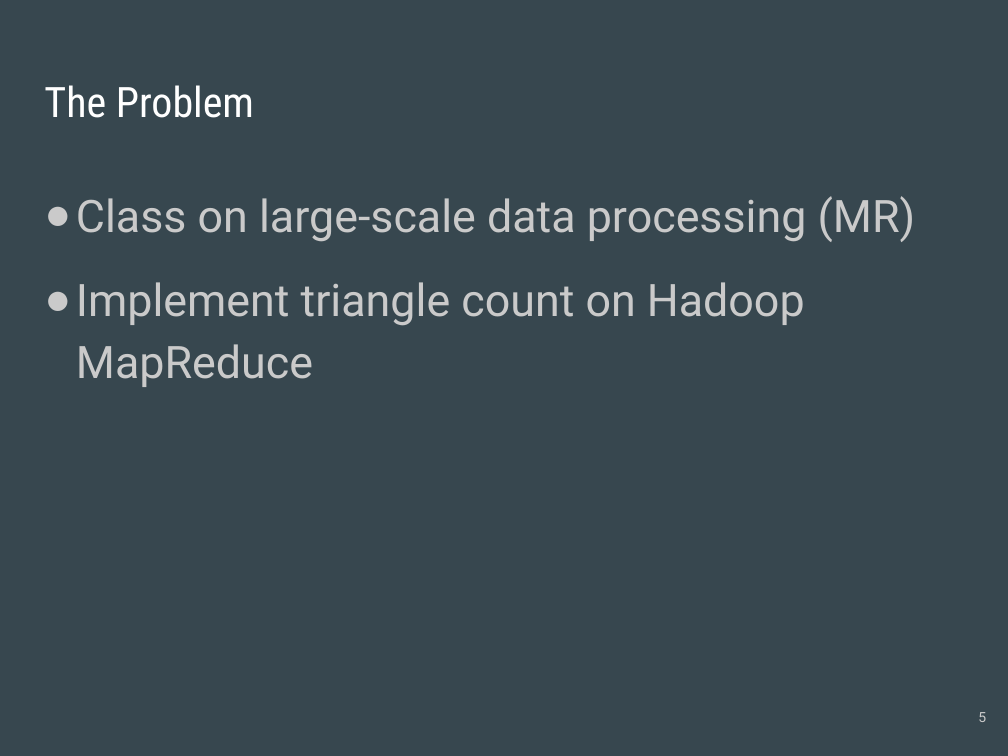
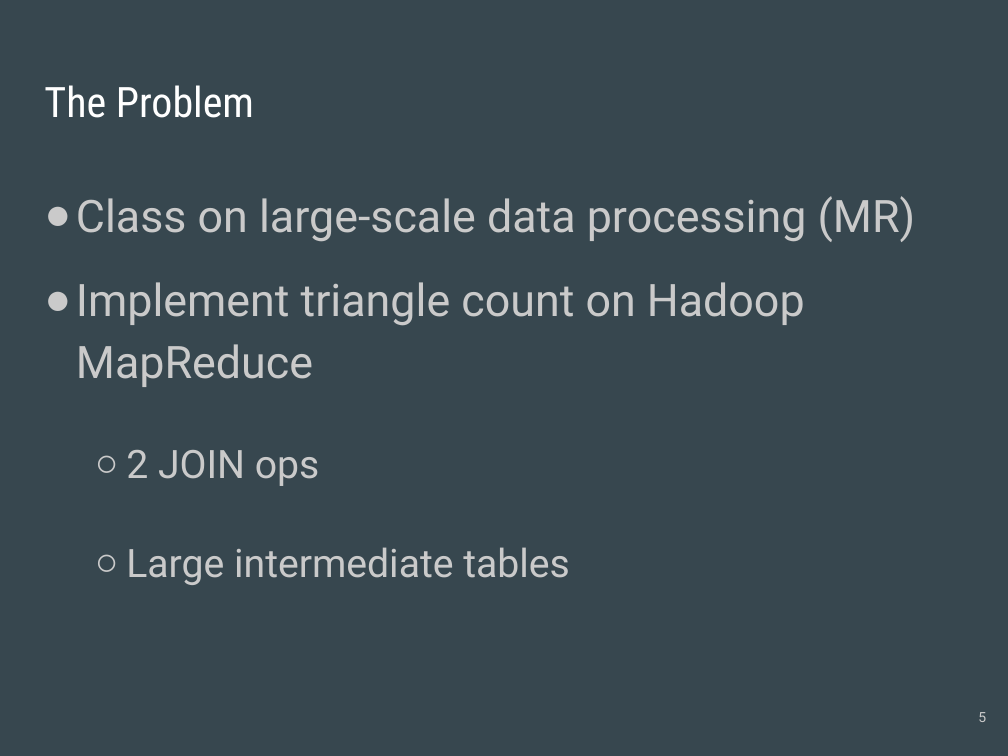
Before and after one commit to cnnrznn/cnnrznn.github.io, a slide deck: slide 5 of files/GoMR/slides-distributed.pptx. Drawn at 1008x756 pixels with LibreOffice and Linux fonts; fonts in the diff are those of the drawing. Boxes give left, top, right and bottom in pixels: in the first picture for what was removed or moved away, otherwise in the second. Text is boxed around its words. In the diff, an @@ line names an element or a change of style, - is before the commit and + after.

```diff
--- a/files/GoMR/slides-distributed.pptx
+++ b/files/GoMR/slides-distributed.pptx
@@ text at bbox=[126, 450, 570, 585]: paragraphs added @@
+  ○ 2 JOIN ops
+  ○ Large intermediate tables
```
Also in this commit, not shown: 9 other slides changed, 4 slides added, 1 slide removed.
